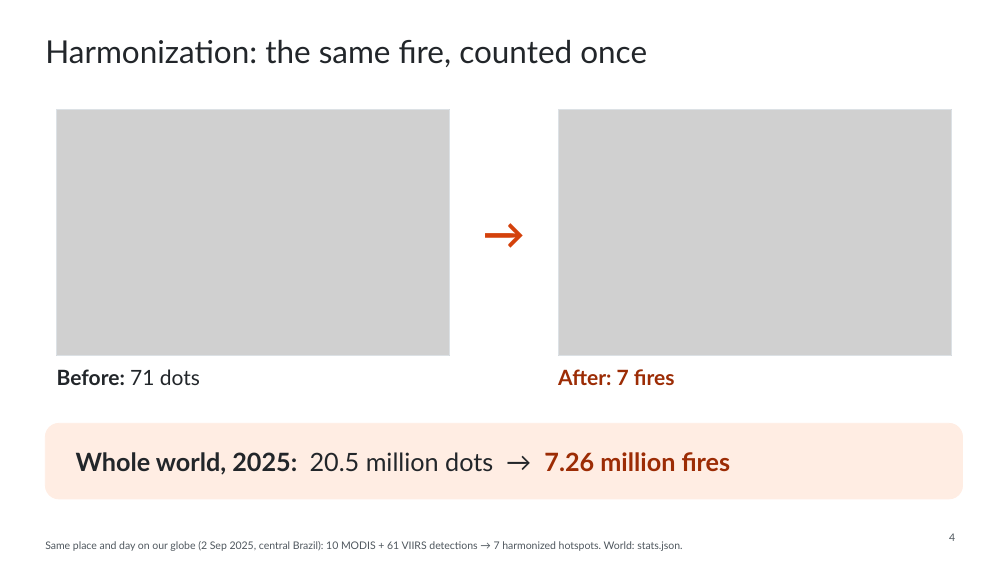
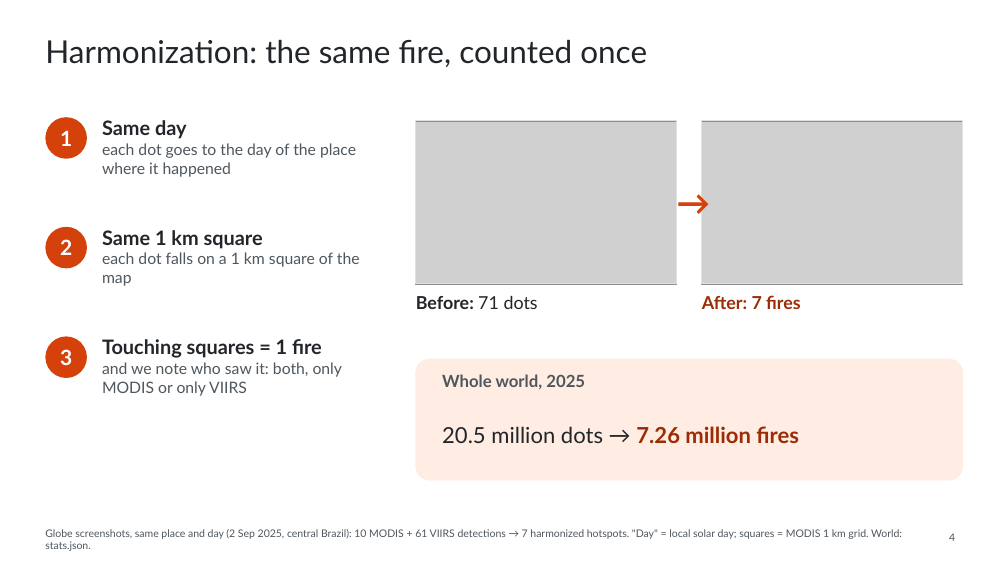
Before and after one commit to WednyFernandes/de-olho-no-fogo, a slide deck: slide 4 of public/apresentacao/de-olho-no-fogo-space-apps-2026-en.pptx. Drawn at 1008x567 pixels with LibreOffice and Linux fonts; fonts in the diff are those of the drawing; grey boxes stand for pictures. Boxes give left, top, right and bottom in pixels: in the first picture for what was removed or moved away, otherwise in the second. Text is boxed around its words. In the diff, an @@ line names an element or a change of style, - is before the commit and + after.

```diff
--- a/public/apresentacao/de-olho-no-fogo-space-apps-2026-en.pptx
+++ b/public/apresentacao/de-olho-no-fogo-space-apps-2026-en.pptx
@@ ellipse added at (x1=45, y1=117, x2=87, y2=159), fill #D4410B @@
@@ rectangle removed at (x1=57, y1=110, x2=450, y2=355) @@
@@ text added at (x1=60, y1=130, x2=72, y2=146), 20 pt, text #FFFFFF, bold @@
+1
@@ text added at (x1=102, y1=120, x2=356, y2=177), 15 pt, text #4F575E @@
+Same day
+each dot goes to the day of the place where it happened
@@ picture resized from (x1=57, y1=110, x2=450, y2=355) to (x1=416, y1=121, x2=677, y2=284) @@
@@ rectangle added at (x1=416, y1=121, x2=677, y2=284), outline #DCE1E5 1 pt @@
@@ picture resized from (x1=558, y1=110, x2=951, y2=355) to (x1=702, y1=121, x2=963, y2=284) @@
@@ rectangle resized from (x1=558, y1=110, x2=951, y2=355) to (x1=702, y1=121, x2=963, y2=284) @@
@@ text added at (x1=677, y1=176, x2=702, y2=229), 32 pt, text #D4410B, bold @@
+→
@@ text removed at (x1=450, y1=203, x2=558, y2=263) @@
-→
@@ ellipse added at (x1=45, y1=227, x2=87, y2=268), fill #D4410B @@
@@ text added at (x1=60, y1=239, x2=72, y2=255), 20 pt, text #FFFFFF, bold @@
+2
@@ text added at (x1=102, y1=230, x2=360, y2=286), 15 pt, text #4F575E @@
+Same 1 km square
+each dot falls on a 1 km square of the map
@@ text "Before: 71 dots" at (x1=416, y1=296, x2=538, y2=309): size 20 to 17 pt @@
@@ text "Before: 71 dots" moved from (x1=57, y1=369, x2=200, y2=385) to (x1=416, y1=296, x2=538, y2=309) @@
@@ text "After: 7 fires" moved from (x1=558, y1=369, x2=675, y2=385) to (x1=702, y1=295, x2=801, y2=309) @@
@@ text "After: 7 fires" at (x1=702, y1=295, x2=801, y2=309): size 20 to 17 pt @@
@@ ellipse added at (x1=45, y1=337, x2=87, y2=378), fill #D4410B @@
@@ text added at (x1=60, y1=349, x2=72, y2=365), 20 pt, text #FFFFFF, bold @@
+3
@@ text added at (x1=102, y1=339, x2=343, y2=396), 15 pt, text #4F575E @@
+Touching squares = 1 fire
+and we note who saw it: both, only MODIS or only VIIRS
@@ rounded rectangle resized from (x1=45, y1=423, x2=963, y2=499) to (x1=416, y1=359, x2=963, y2=480) @@
@@ rounded rectangle at (x1=416, y1=359, x2=963, y2=480): proportions changed @@
@@ text added at (x1=442, y1=374, x2=585, y2=389), 16 pt, text #4F575E, bold @@
+Whole world, 2025
@@ text at (x1=442, y1=426, x2=799, y2=443): text changed; size 24 to 21 pt; bold off @@
-Whole world, 2025: 20.5 million dots → 7.26 million fires
+20.5 million dots → 7.26 million fires
@@ text at (x1=45, y1=529, x2=902, y2=551): text changed @@
-Same place and day on our globe (2 Sep 2025, central Brazil): 10 MODIS + 61 VIIRS detections → 7 harmonized hotspots. World: stats.json.
+Globe screenshots, same place and day (2 Sep 2025, central Brazil): 10 MODIS + 61 VIIRS detections → 7 harmonized hotspots. "Day" = local solar day; squares = MODIS 1 km grid. World: stats.json.
```
Also in this commit, not shown: 3 other slides changed, 2 slides added, 2 slides removed, 14 other files.
